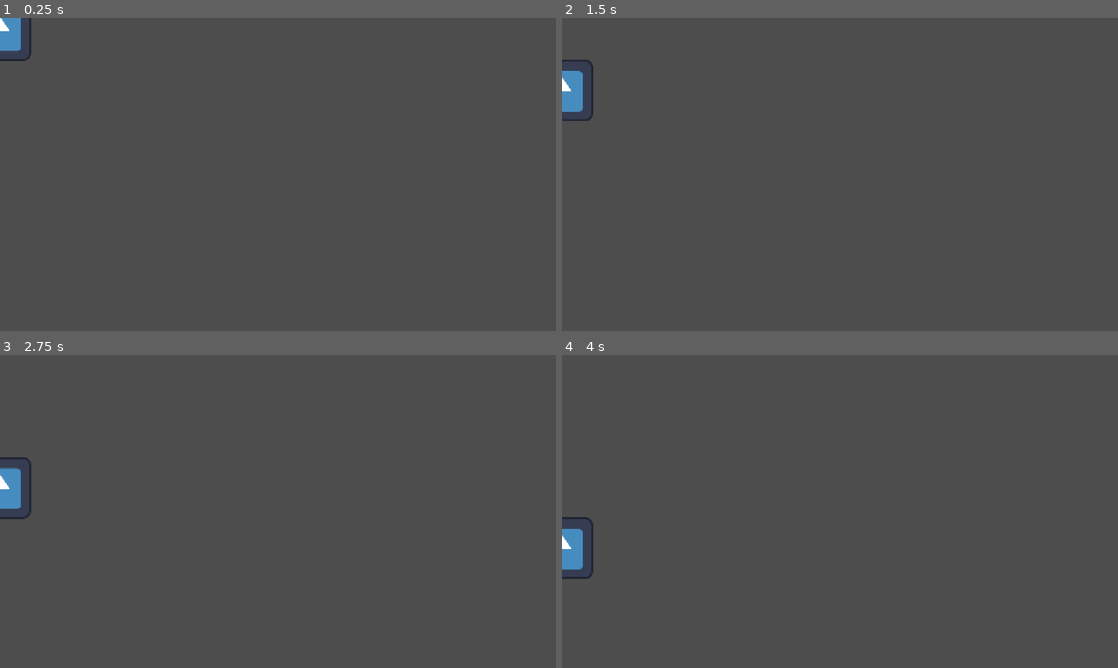
Above: before the commit, frames 1-4 (two rows, left to right).
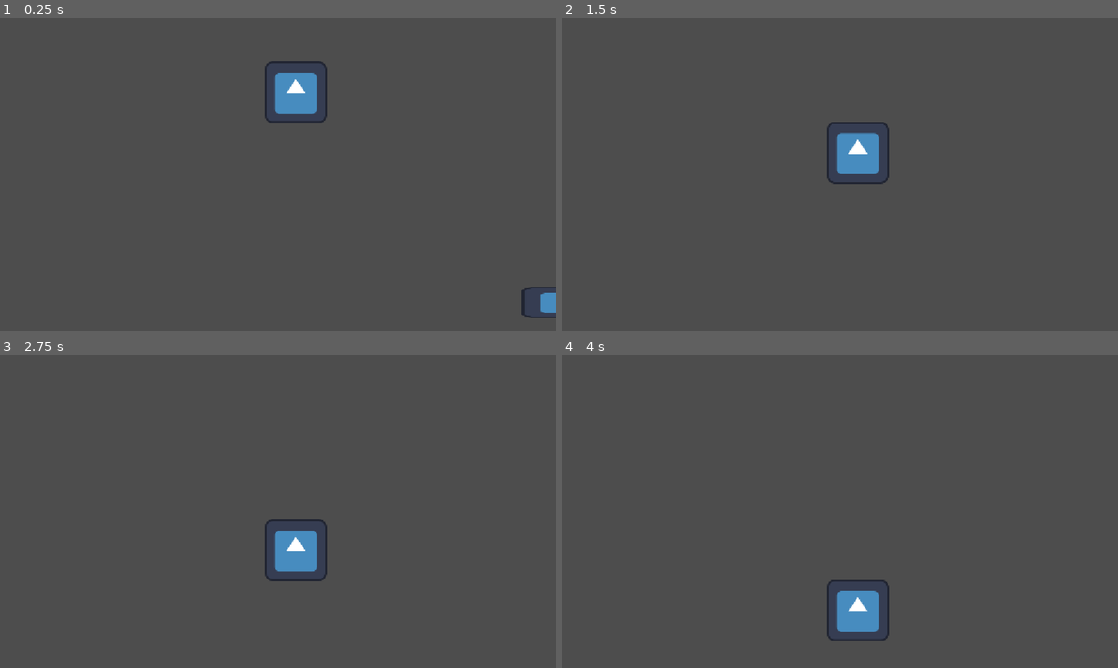
Above: after the commit, the same moments.

Repository: KoaiLamg/catching-game
Game: Godot game, scene res://Màn hình chơi game.tscn
Same seed, same stepped clock (60 frames per second), same inputs: the game is played once before the commit and once after it. The engine's default icon, where the game draws it, is replaced by a stand-in: a white triangle on a blue panel in a dark square.
Inputs:
- Up to frame 1 (0.25 s): no input
- Up to frame 2 (1.5 s): hold D (move_right_catching_game, bound only after the commit) 0.53-1.28 s; hold A (move_left_catching_game, bound only after the commit) from 1.28 s (still down)
- Up to frame 3 (2.75 s): release A (move_left_catching_game, bound only after the commit) at 2.03 s; hold D (move_right_catching_game, bound only after the commit) from 2.03 s (still down)
- Up to frame 4 (4 s): release D (move_right_catching_game, bound only after the commit) at 3.53 s; hold A (move_left_catching_game, bound only after the commit) from 3.53 s (still down)

The runs differ from the first frame. In frame 1, 2.1% of the frame differs, in the area x 0-100%, y 0-96%; in frame 2, 1.9%; in frame 3, 1.9%; in frame 4, 1.9%.

Commit message:
Mồm di chuyển
ayayayayay

Diff:
--- a/Màn hình chơi game.tscn
+++ b/Màn hình chơi game.tscn
@@ -1,7 +1,12 @@
 [gd_scene format=3 uid="uid://bbnyp04iqjqps"]
 
 [ext_resource type="PackedScene" uid="uid://ij235o7shv00" path="res://Nho.tscn" id="1_r4rdr"]
+[ext_resource type="PackedScene" uid="uid://delr4nf88f4u0" path="res://Mồm.tscn" id="2_3qfuk"]
 
 [node name="Sceen" type="Node2D" unique_id=1243487346]
 
 [node name="Nho" parent="." unique_id=1426694814 instance=ExtResource("1_r4rdr")]
+position = Vector2(613, 129)
+
+[node name="Mồm" parent="." unique_id=93005633 instance=ExtResource("2_3qfuk")]
+position = Vector2(1208, 589)
--- a/Mồm.tscn
+++ b/Mồm.tscn
@@ -1,3 +1,26 @@
 [gd_scene format=3 uid="uid://delr4nf88f4u0"]
 
-[node name="Area2D" type="CharacterBody2D" unique_id=93005633]
+[ext_resource type="Script" uid="uid://00gab378w6v4" path="res://mồm.gd" id="1_3eow4"]
+[ext_resource type="Texture2D" uid="uid://dr4jv7mjalv5q" path="res://icon.svg" id="1_xicl5"]
+
+[sub_resource type="CircleShape2D" id="CircleShape2D_1vivr"]
+
+[sub_resource type="RectangleShape2D" id="RectangleShape2D_8vrlf"]
+size = Vector2(18, 70)
+
+[node name="Mồm" type="CharacterBody2D" unique_id=93005633]
+script = ExtResource("1_3eow4")
+
+[node name="Sprite2D" type="Sprite2D" parent="." unique_id=776124393]
+scale = Vector2(2, 0.5)
+texture = ExtResource("1_xicl5")
+
+[node name="CollisionShape2D" type="CollisionShape2D" parent="." unique_id=667972773]
+shape = SubResource("CircleShape2D_1vivr")
+
+[node name="Area2D" type="Area2D" parent="." unique_id=630182777]
+
+[node name="CollisionShape2D" type="CollisionShape2D" parent="Area2D" unique_id=2022378242]
+position = Vector2(1.0000062, -1)
+scale = Vector2(15, 1)
+shape = SubResource("RectangleShape2D_8vrlf")
--- a/Nho.tscn
+++ b/Nho.tscn
@@ -6,7 +6,7 @@
 [sub_resource type="RectangleShape2D" id="RectangleShape2D_1vivr"]
 size = Vector2(61, 60.5)
 
-[node name="Nho" type="RigidBody2D" unique_id=1426694814]
+[node name="Nho" type="StaticBody2D" unique_id=304031525]
 script = ExtResource("1_8yuoj")
 
 [node name="CollisionShape2D" type="CollisionShape2D" parent="." unique_id=29997640]
--- /dev/null
+++ b/mồm.gd
@@ -0,0 +1,14 @@
+extends CharacterBody2D
+
+
+const SPEED = 300.0
+
+
+func _physics_process(delta: float) -> void:
+	var direction := Input.get_axis("move_left_catching_game", "move_right_catching_game")
+	if direction:
+		velocity.x = direction * SPEED
+	else:
+		velocity.x = move_toward(velocity.x, 0, SPEED)
+
+	move_and_slide()
--- a/nho.gd
+++ b/nho.gd
@@ -1,4 +1,4 @@
-extends RigidBody2D
+extends StaticBody2D
 
 
 
--- a/project.godot
+++ b/project.godot
@@ -20,6 +20,21 @@
 window/stretch/mode="canvas_items"
 window/stretch/aspect="expand"
 
+[input]
+
+move_left_catching_game={
+"deadzone": 0.2,
+"events": [Object(InputEventKey,"resource_local_to_scene":false,"resource_name":"","device":-1,"window_id":0,"alt_pressed":false,"shift_pressed":false,"ctrl_pressed":false,"meta_pressed":false,"pressed":false,"keycode":0,"physical_keycode":65,"key_label":0,"unicode":97,"location":0,"echo":false,"script":null)
+, Object(InputEventKey,"resource_local_to_scene":false,"resource_name":"","device":-1,"window_id":0,"alt_pressed":false,"shift_pressed":false,"ctrl_pressed":false,"meta_pressed":false,"pressed":false,"keycode":0,"physical_keycode":4194319,"key_label":0,"unicode":0,"location":0,"echo":false,"script":null)
+]
+}
+move_right_catching_game={
+"deadzone": 0.2,
+"events": [Object(InputEventKey,"resource_local_to_scene":false,"resource_name":"","device":-1,"window_id":0,"alt_pressed":false,"shift_pressed":false,"ctrl_pressed":false,"meta_pressed":false,"pressed":false,"keycode":0,"physical_keycode":68,"key_label":0,"unicode":100,"location":0,"echo":false,"script":null)
+, Object(InputEventKey,"resource_local_to_scene":false,"resource_name":"","device":-1,"window_id":0,"alt_pressed":false,"shift_pressed":false,"ctrl_pressed":false,"meta_pressed":false,"pressed":false,"keycode":0,"physical_keycode":4194321,"key_label":0,"unicode":0,"location":0,"echo":false,"script":null)
+]
+}
+
 [physics]
 
 3d/physics_engine="Jolt Physics"
Not shown, added: mồm.gd.uid
